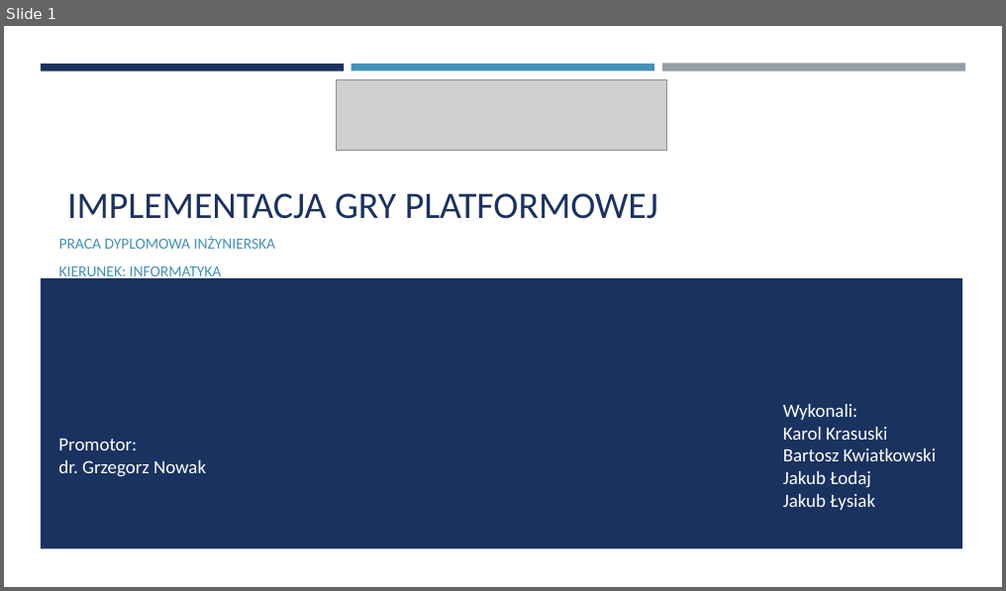
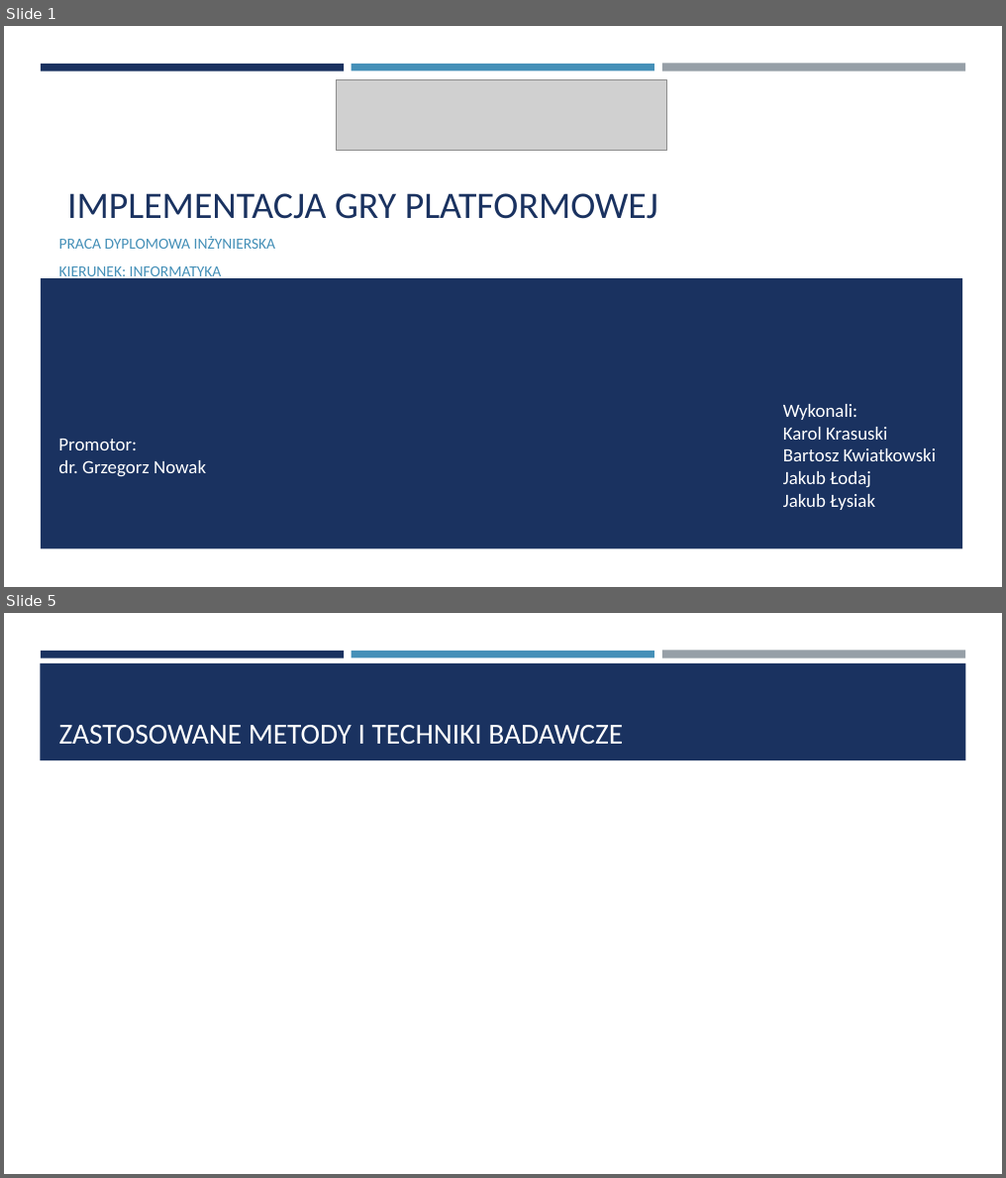
Before and after one commit to kwiat323/Praca_Inzynierska, a slide deck: Prezentacja/Prezentacja pracy dyplomowej.pptx. Shown one above the other, each under a label of ours: slide 1 before the commit, slides 1 and 5 after it; the slides between them are not shown. The pictures are 1006x591 and 1006x1178 pixels, drawn with LibreOffice and Linux fonts; fonts in the diff are those of the drawing; grey boxes stand for pictures. Boxes give left, top, right and bottom in pixels: in the first picture for what was removed or moved away, otherwise in the second. Text is boxed around its words. In the diff, an @@ line names an element or a change of style, - is before the commit and + after.

```diff
--- a/Prezentacja/Prezentacja pracy dyplomowej.pptx
+++ b/Prezentacja/Prezentacja pracy dyplomowej.pptx
@@ slide 5 added at (x1=4, y1=613, x2=1002, y2=1174), background #FFFFFF; not listed: 3 template elements that a slide beside it also shows @@
@@ rectangle added at (x1=40, y1=663, x2=966, y2=761), fill #1A3260 @@
@@ title added at (x1=59, y1=725, x2=623, y2=745), 28 pt, text #FFFFFF @@
+ZASTOSOWANE METODY I TECHNIKI BADAWCZE
```
Also in this commit, not shown: 5 other slides added, 1 slide removed.
